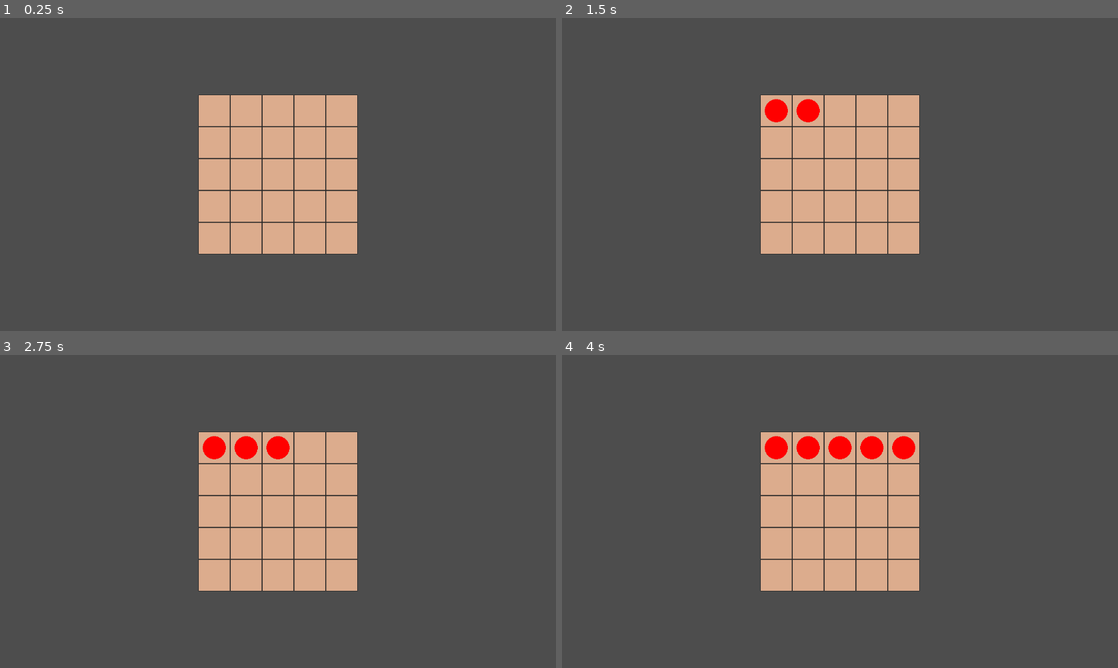
Above: before the commit, frames 1-4 (two rows, left to right).
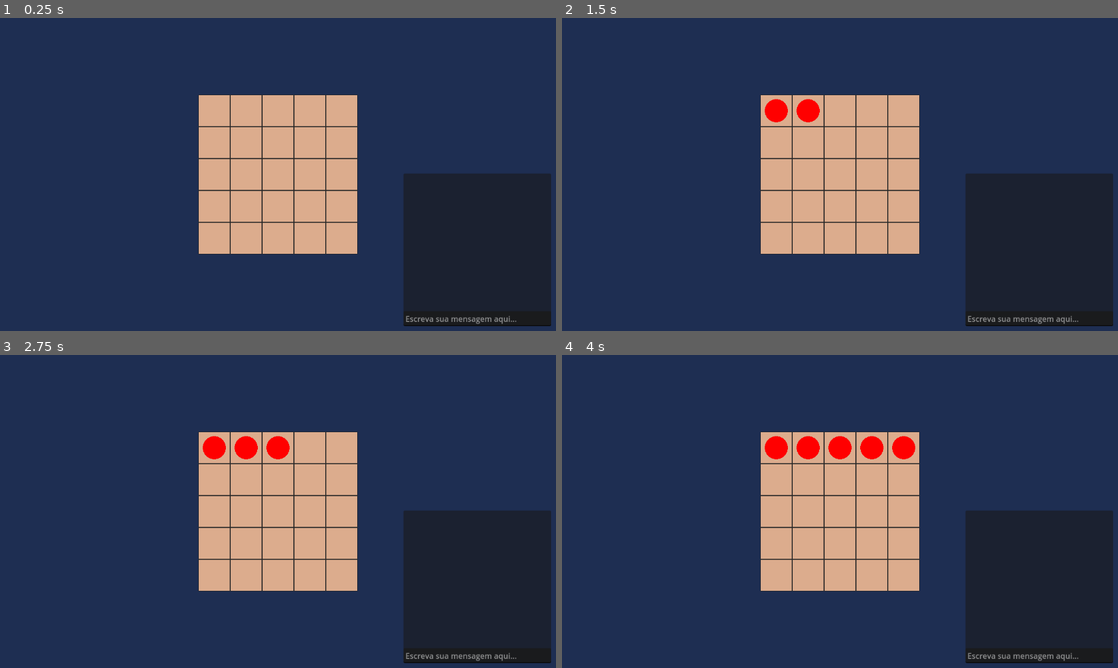
Above: after the commit, the same moments.

Repository: Rudigus/seega
Game: Godot game, scene res://cenas/partida.tscn
Same seed, same stepped clock (60 frames per second), same inputs: the game is played once before the commit and once after it. This scene is started directly instead of the project's main scene.
Inputs (mouse positions are in pixels of both pictures, inside the frame that each line leads up to):
- Up to frame 1 (0.25 s): no input
- Up to frame 2 (1.5 s): tap Enter (ui_text_submit) at 0.5, 1.35 s; move the mouse to (778, 111) at 0.52 s; hold Enter (ui_text_submit) 0.53-1.28 s; click (778, 111) at 0.67 s; tap Space at 1.25 s; move the mouse to (806, 111) at 1.27 s; click (806, 111) at 1.42 s
- Up to frame 3 (2.75 s): tap Enter (ui_text_submit) at 2 s; move the mouse to (278, 448) at 2.02 s; hold Enter (ui_text_submit) from 2.03 s (still down); click (278, 448) at 2.17 s
- Up to frame 4 (4 s): tap Space at 2.75 s; move the mouse to (873, 448) at 2.77 s; release Enter (ui_text_submit) at 2.78 s; tap Enter (ui_text_submit) at 2.85, 3.5 s; click (873, 448) at 2.92 s; move the mouse to (901, 448) at 3.52 s; hold Enter (ui_text_submit) from 3.53 s (still down); click (901, 448) at 3.67 s

The runs differ from the first frame. In frame 1, 85% of the frame differs, in the area x 0-100%, y 0-100%; in frame 2, 85%; in frame 3, 85%; in frame 4, 85%.

Commit message:
Adiciona chat com networking já funcional

Diff:
--- /dev/null
+++ b/cenas/chat.tscn
@@ -0,0 +1,40 @@
+[gd_scene load_steps=3 format=3 uid="uid://8ecqgt6n7bvu"]
+
+[ext_resource type="Script" uid="uid://dbk1fw1ac04x6" path="res://scripts/chat.gd" id="1_0fax0"]
+[ext_resource type="Script" uid="uid://ciasm86iwatls" path="res://scripts/campo_chat.gd" id="2_iiyb8"]
+
+[node name="Chat" type="PanelContainer"]
+anchors_preset = 15
+anchor_right = 1.0
+anchor_bottom = 1.0
+grow_horizontal = 2
+grow_vertical = 2
+script = ExtResource("1_0fax0")
+
+[node name="VBoxContainer" type="VBoxContainer" parent="."]
+layout_mode = 2
+
+[node name="ScrollContainer" type="ScrollContainer" parent="VBoxContainer"]
+layout_mode = 2
+size_flags_vertical = 3
+
+[node name="MarginContainer" type="MarginContainer" parent="VBoxContainer/ScrollContainer"]
+layout_mode = 2
+theme_override_constants/margin_left = 15
+theme_override_constants/margin_top = 10
+theme_override_constants/margin_right = 15
+theme_override_constants/margin_bottom = 10
+
+[node name="Mensagens" type="VBoxContainer" parent="VBoxContainer/ScrollContainer/MarginContainer"]
+layout_mode = 2
+
+[node name="PanelContainer" type="PanelContainer" parent="VBoxContainer"]
+layout_mode = 2
+
+[node name="CampoChat" type="LineEdit" parent="VBoxContainer/PanelContainer"]
+layout_mode = 2
+placeholder_text = "Escreva sua mensagem aqui..."
+script = ExtResource("2_iiyb8")
+
+[connection signal="gui_input" from="VBoxContainer/PanelContainer/CampoChat" to="." method="_on_campo_chat_gui_input"]
+[connection signal="text_submitted" from="VBoxContainer/PanelContainer/CampoChat" to="." method="_on_campo_chat_text_submitted"]
--- a/cenas/partida.tscn
+++ b/cenas/partida.tscn
@@ -1,9 +1,23 @@
-[gd_scene load_steps=3 format=3 uid="uid://dut0fdeuy6spy"]
+[gd_scene load_steps=4 format=3 uid="uid://dut0fdeuy6spy"]
 
 [ext_resource type="Script" uid="uid://ipyd7m0eqsqj" path="res://scripts/partida.gd" id="1_7yn5o"]
 [ext_resource type="PackedScene" uid="uid://dvj81p8pvywsw" path="res://cenas/tabuleiro.tscn" id="1_e0i4r"]
+[ext_resource type="PackedScene" uid="uid://8ecqgt6n7bvu" path="res://cenas/chat.tscn" id="3_s8iwo"]
 
 [node name="Partida" type="Node2D"]
 script = ExtResource("1_7yn5o")
 
 [node name="Tabuleiro" parent="." instance=ExtResource("1_e0i4r")]
+
+[node name="HUD" type="CanvasLayer" parent="."]
+
+[node name="Chat" parent="HUD" instance=ExtResource("3_s8iwo")]
+anchors_preset = 3
+anchor_left = 1.0
+anchor_top = 1.0
+offset_left = -316.0
+offset_top = -326.0
+offset_right = -10.0
+offset_bottom = -10.0
+grow_horizontal = 0
+grow_vertical = 0
--- a/project.godot
+++ b/project.godot
@@ -27,3 +27,4 @@
 
 renderer/rendering_method="gl_compatibility"
 renderer/rendering_method.mobile="gl_compatibility"
+environment/defaults/default_clear_color=Color(0.117522, 0.179038, 0.321953, 1)
--- /dev/null
+++ b/scripts/campo_chat.gd
@@ -0,0 +1,7 @@
+extends LineEdit
+
+func _input(event:InputEvent):
+	if (has_focus()
+	and event is InputEventMouseButton
+	and not get_global_rect().has_point(event.position)):
+		release_focus()
--- /dev/null
+++ b/scripts/chat.gd
@@ -0,0 +1,30 @@
+extends PanelContainer
+
+@onready var mensagens: VBoxContainer = $VBoxContainer/ScrollContainer/MarginContainer/Mensagens
+@onready var campo_chat: LineEdit = $VBoxContainer/PanelContainer/CampoChat
+@onready var scroll_container: ScrollContainer = $VBoxContainer/ScrollContainer
+
+func _ready():
+	GerenciadorConexao.mensagem_recebida.connect(adicionar_mensagem_oponente)
+
+func _on_campo_chat_gui_input(event: InputEvent) -> void:
+	if event.is_action_pressed("ui_text_submit") and campo_chat.text != "":
+		var nova_mensagem = Label.new()
+		nova_mensagem.text = "Você: %s" % campo_chat.text
+		mensagens.add_child(nova_mensagem)
+
+# Conserta bug de não poder continuar digitando após apertar enter
+func _on_campo_chat_text_submitted(new_text: String) -> void:
+	campo_chat.release_focus()
+	campo_chat.grab_focus.call_deferred()
+	get_tree().create_timer(.01).timeout.connect(
+		func () -> void:
+			scroll_container.scroll_vertical = scroll_container.get_v_scroll_bar().max_value
+	)
+	GerenciadorConexao.enviar_mensagem(GerenciadorConexao.TipoMensagem.CHAT, new_text)
+	campo_chat.text = ""
+
+func adicionar_mensagem_oponente(_tipo, mensagem):
+	var nova_mensagem = Label.new()
+	nova_mensagem.text = "Oponente: %s" % mensagem
+	mensagens.add_child(nova_mensagem)
--- a/scripts/gerenciador_conexao.gd
+++ b/scripts/gerenciador_conexao.gd
@@ -1,4 +1,31 @@
 extends Node
+
+signal mensagem_recebida(tipo: TipoMensagem, mensagem: String)
+
+enum TipoMensagem {
+	QUEM_INICIA,
+	COLOCA_PECA,
+	MOVE_PECA,
+	CHAT
+}
 
 const DEFAULT_PORT = 3457
 var socket: StreamPeerTCP
+
+func habilitar_recebimento_mensagens(s: StreamPeerTCP):
+	socket = s
+	var timer = Timer.new()
+	add_child(timer)
+	timer.wait_time = 1
+	timer.timeout.connect(receber_mensagens)
+	timer.start()
+
+func enviar_mensagem(tipo: TipoMensagem, mensagem: String):
+	socket.put_u8(tipo)
+	socket.put_string(mensagem)
+
+func receber_mensagens():
+	if socket.get_available_bytes() > 0:
+		var tipo = socket.get_u8()
+		var mensagem = socket.get_string()
+		mensagem_recebida.emit(tipo, mensagem)
--- a/scripts/menu_principal.gd
+++ b/scripts/menu_principal.gd
@@ -13,9 +13,13 @@
 
 func _on_botao_conectar_pressed() -> void:
 	var socket = StreamPeerTCP.new()
-	GerenciadorConexao.socket = socket
 	var error = socket.connect_to_host(campo_endereco.text, GerenciadorConexao.DEFAULT_PORT)
+	var state = socket.get_status()
+	while state == StreamPeerTCP.STATUS_CONNECTING:
+		state = socket.get_status()
+		socket.poll()
 	if error == OK:
+		GerenciadorConexao.habilitar_recebimento_mensagens(socket)
 		get_tree().change_scene_to_file("res://cenas/partida.tscn")
 	else:
 		print("Erro de conexão. Descrição: %s" % error_string(error))
--- a/scripts/sala.gd
+++ b/scripts/sala.gd
@@ -15,7 +15,7 @@
 func verificar_conexao():
 	if socket_servidor.is_connection_available():
 		var socket = socket_servidor.take_connection()
-		GerenciadorConexao.socket = socket
+		GerenciadorConexao.habilitar_recebimento_mensagens(socket)
 		get_tree().change_scene_to_file("res://cenas/partida.tscn")
 
 func _on_button_pressed() -> void:
Not shown, added: scripts/campo_chat.gd.uid
Not shown, added: scripts/chat.gd.uid
